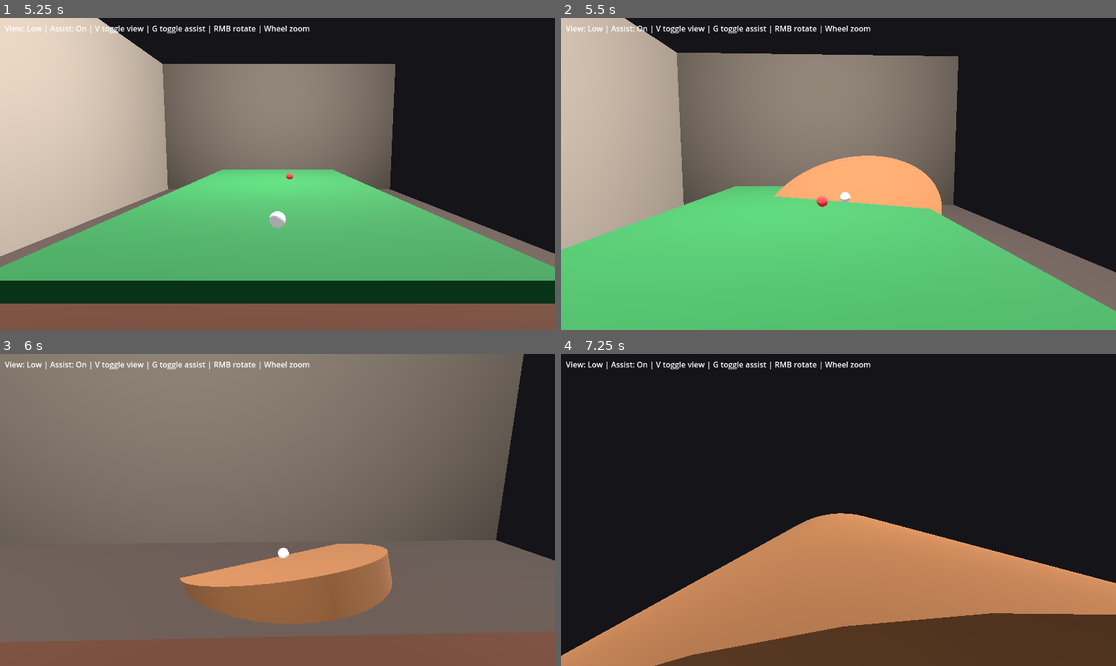
Above: before the commit, frames 1-4 (two rows, left to right).
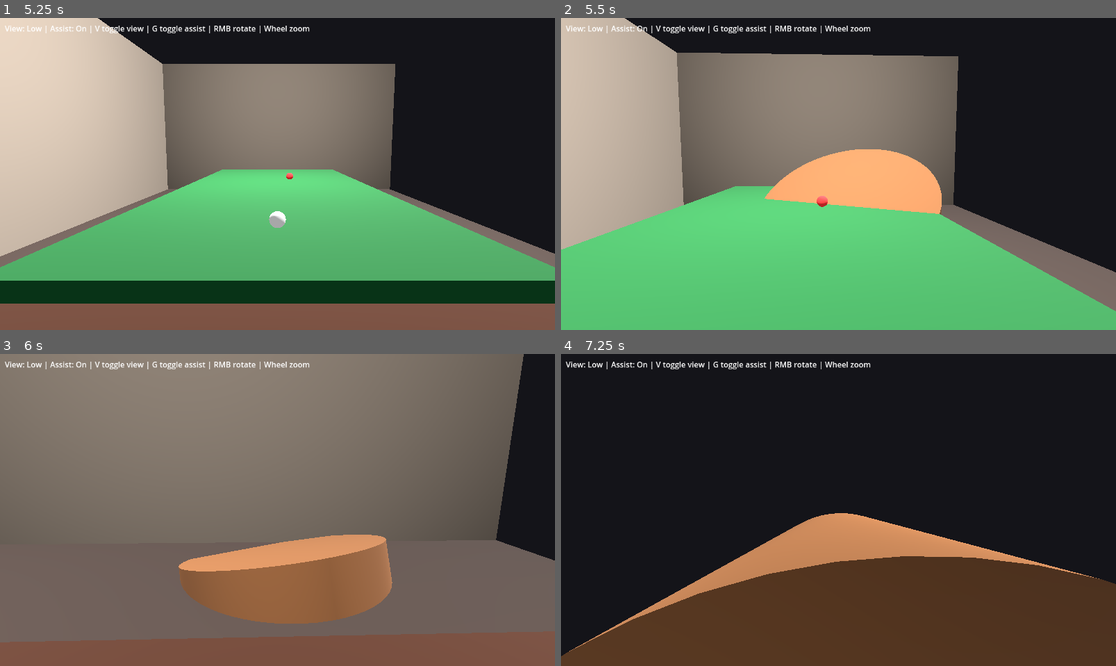
Above: after the commit, the same moments.

Repository: zhawei98213/pool8Ball
Game: Godot game, scene res://scenes/Main.tscn
Two runs of this game, one before a commit and one after it. Both use one fixed random seed, a clock stepped at 60 frames per second and the inputs below.
Inputs (mouse positions are in pixels of both pictures, inside the frame that each line leads up to):
- Up to frame 1 (5.25 s): move the mouse to (399, 158) at 0.52 s; hold B (place_mode) 0.53-1.25 s; click (399, 158) at 0.67 s; drag from (166, 189) to (249, 236) at 1.27 s; move the mouse to (333, 105) at 2.02 s; hold Mouse wheel down (zoom_out) 2.03-2.75 s; click (333, 105) at 2.17 s; drag from (249, 236) to (111, 127) at 2.77 s; move the mouse to (444, 220) at 3.52 s; hold Mouse wheel up (zoom_in) 3.53-4.25 s; click (444, 220) at 3.67 s; tap Enter at 4.25 s; drag from (111, 127) to (194, 96) at 4.27 s; tap R (reset_balls) at 5 s; move the mouse to (305, 174) at 5.02 s; hold B (place_mode) from 5.03 s (still down); click (305, 174) at 5.17 s
- Up to frame 2 (5.5 s): keep holding B (place_mode)
- Up to frame 3 (6 s): release B (place_mode) at 5.75 s; drag from (194, 432) to (166, 525) at 5.77 s
- Up to frame 4 (7.25 s): move the mouse to (960, 494) at 6.52 s; hold Mouse wheel down (zoom_out) from 6.53 s (still down); click (960, 494) at 6.67 s

Frame 1 is identical in both runs. In frame 2, 1.1% of the frame differs, in the area x 36-69%, y 42-64%; in frame 3, 3.3%; in frame 4, 17%, in the area x 0-100%, y 51-100%.

Commit message:
Fix cue stick proportions

Diff:
--- a/scenes/Main.tscn
+++ b/scenes/Main.tscn
@@ -79,8 +79,8 @@
 albedo_color = Color(0.55, 0.5, 0.45, 1.0)
 
 [sub_resource type="CylinderMesh" id="21"]
-radius = 0.006
-height = 1.45
+radius = 0.0045
+height = 1.4
 
 [sub_resource type="StandardMaterial3D" id="22"]
 albedo_color = Color(0.55, 0.35, 0.2, 1.0)
@@ -154,7 +154,7 @@
 shape = SubResource("9")
 
 [node name="CueStick" type="MeshInstance3D" parent="CueBall"]
-position = Vector3(-0.75, 0.035, 0)
+position = Vector3(-0.671, 0.035, 0)
 rotation = Vector3(0, 0, 1.5708)
 mesh = SubResource("21")
 material_override = SubResource("22")
